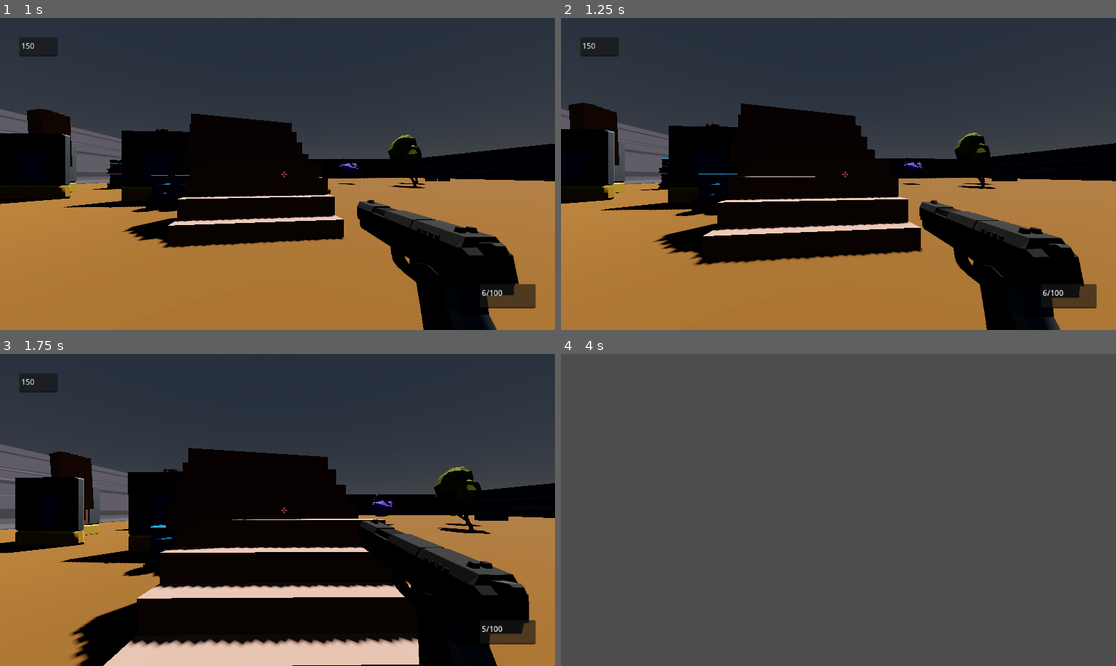
Above: before the commit, frames 1-4 (two rows, left to right).
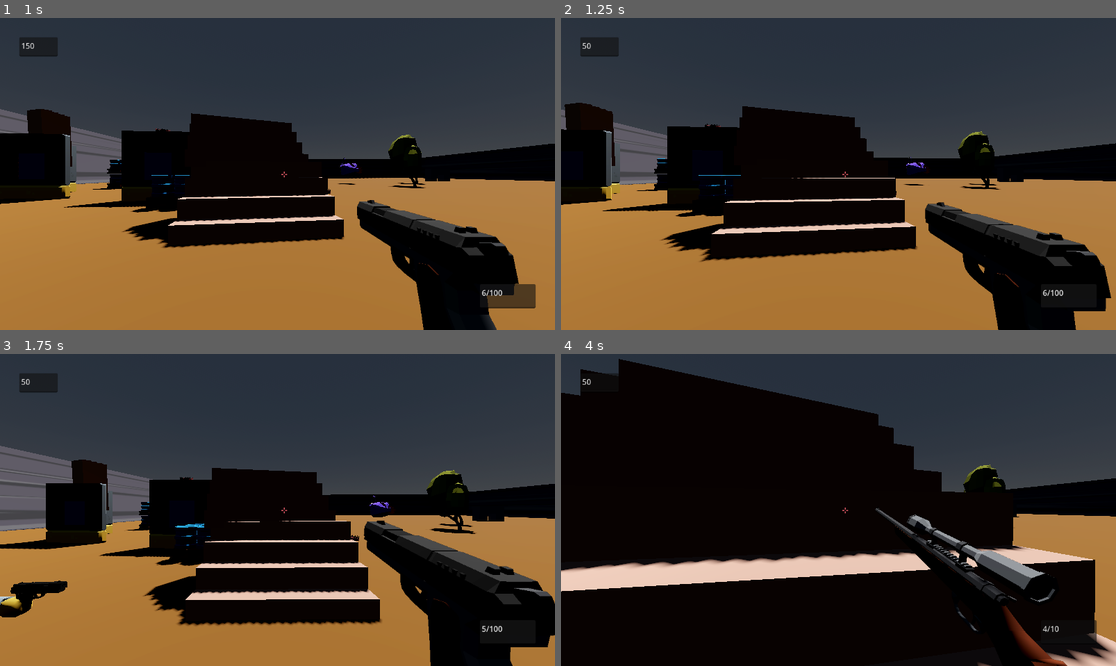
Above: after the commit, the same moments.

Repository: pixelcrust/godotfps
Game: Godot game, scene res://world.tscn
Same seed, same stepped clock (60 frames per second), same inputs: the game is played once before the commit and once after it.
Inputs (mouse positions are in pixels of both pictures, inside the frame that each line leads up to):
- Up to frame 1 (1 s): move the mouse to (305, 174) at 0.52 s; hold W (key_forward) from 0.53 s (still down); click (305, 174) at 0.6 s; tap Space (key_jump) at 0.77 s
- Up to frame 2 (1.25 s): keep holding W (key_forward)
- Up to frame 3 (1.75 s): keep holding W (key_forward); move the mouse to (249, 510) at 1.27 s; tap F (Interact) at 1.35 s; tap Space (key_jump) at 1.52 s; click (249, 510) at 1.55 s
- Up to frame 4 (4 s): keep holding W (key_forward); move the mouse to (849, 503) at 2.02 s; hold Ctrl (key_crouch) 2.03-2.78 s; click (849, 503) at 2.3 s; move the mouse to (832, 516) at 2.77 s; tap Tab (key_next_weapon) at 2.85 s; tap Space (key_jump) at 3.02, 3.77 s; click (832, 516) at 3.05 s; move the mouse to (877, 513) at 3.52 s; hold Shift (key_run) from 3.53 s (still down); click (877, 513) at 3.8 s

Frame 1 is identical in both runs. In frame 2, 5.8% of the frame differs, in the area x 0-100%, y 8-100%; in frame 3, 25%; in frame 4, 96%, in the area x 0-100%, y 0-100%.

Commit message:
shooting in the right direction

Diff:
--- a/Scenes/enemy_dummy.gd
+++ b/Scenes/enemy_dummy.gd
@@ -4,6 +4,7 @@
 @onready var arm = $base/body/arm
 @onready var bullet = preload("res://Scenes/bullet.tscn")
 @onready var barrel = $base/body/arm/gun/RayCast3D
+@onready var gun = $base/body/arm/gun
 @onready var timer = $base/body/arm/gun/Timer
 
 var player = null
@@ -26,9 +27,15 @@
 
 	#var dir_to_player = body.global_position.direction_to(player.global_position)
 	body.rotate_y(1.0*delta)
+
+	timer.connect("timeout",_timeout)
+	print(get_tree().root.get_children()[0])
+
+func _timeout():
+	shoot()
+
+func shoot():
 	var new_bullet = bullet.instantiate()
-	await timer.timeout
 	new_bullet.position = barrel.global_position
-	new_bullet.transform.basis = global_transform.basis
+	new_bullet.transform.basis = gun.global_transform.basis
 	get_tree().root.get_children()[0].add_child(new_bullet);
-	print(get_tree().root.get_children()[0])
